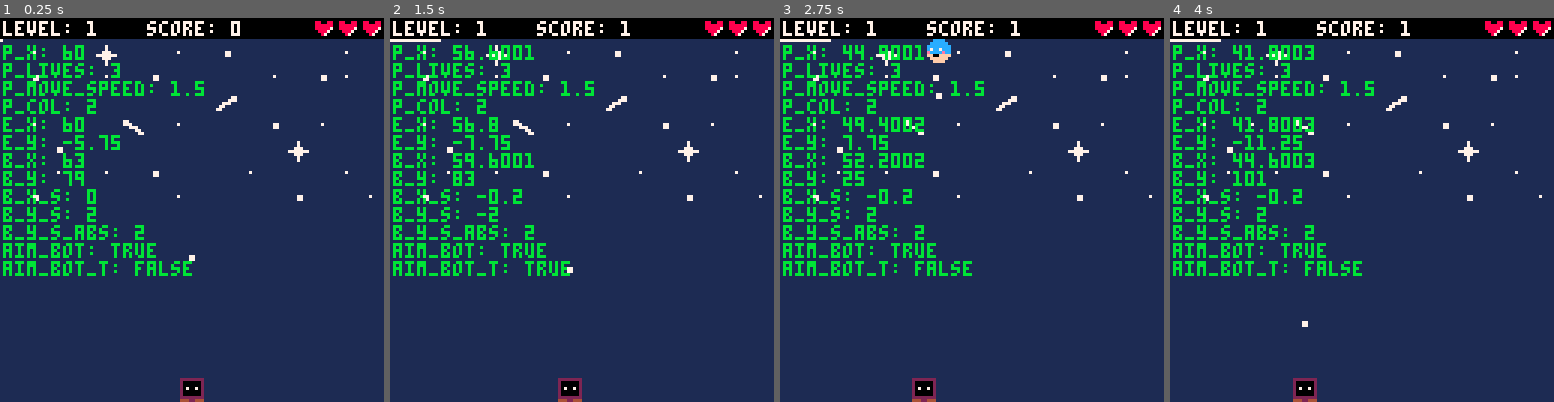
Above: before the commit, frames 1-4 (left to right).
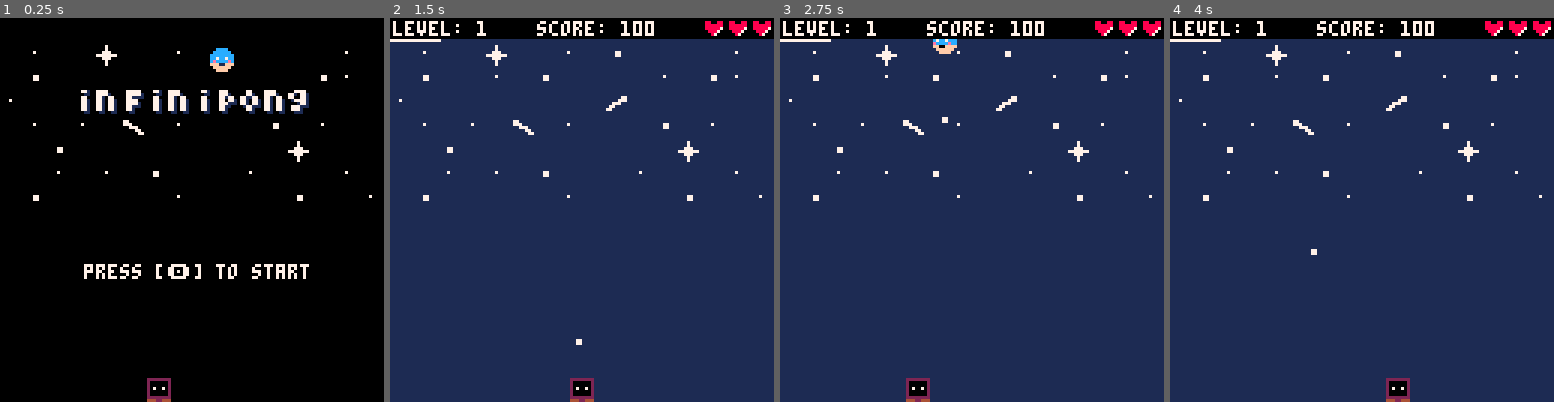
Above: after the commit, the same moments.

Repository: diodemusic/infinipong
Game: PICO-8 cartridge src/infinipong.p8
Same seed, same stepped clock (60 frames per second), same inputs: the game is played once before the commit and once after it.
Inputs:
- Up to frame 1 (0.25 s): no input
- Up to frame 2 (1.5 s): tap O (Z key) at 0.33, 0.7, 1.43 s; tap X (X key) at 1.07 s
- Up to frame 3 (2.75 s): hold Left 1.97-2.37 s; tap X (X key) at 2.07, 2.4, 2.73 s; tap O (Z key) at 2.22 s; hold Down from 2.42 s (still down)
- Up to frame 4 (4 s): release Down at 2.82 s; hold Right 2.87-3.53 s; tap X (X key) at 3.07, 3.4, 3.73 s; tap O (Z key) at 3.1, 3.98 s; hold Up from 3.58 s (still down)

The runs differ from the first frame. In frame 1, 94% of the frame differs, in the area x 0-100%, y 0-100%; in frame 2, 6.9%; in frame 3, 7.2%; in frame 4, 7.5%.

Commit message:
Add title screen

Diff:
--- a/src/infinipong.p8
+++ b/src/infinipong.p8
@@ -6,14 +6,14 @@
 #include main.lua
 
 __gfx__
-111111111111111100cccc0000cccc00000000000000000000000000000000000000000008800880000000000000000000000000000000000000000000000000
-10000001100000010cccccc00cccccc0000000000000000000070000000000000000000008888880000000000000000000000000000000000000000000000000
-1000000110000001cccccccccccccccc000000000000000000070000000007700770000008888870000000000000000000000000000000000000000000000000
-1070070110070071cc7cc7ccccc7cc7c000700000007700000777000000077700777000000888700000000000000000000000000000000000000000000000000
-1000000110000001ceccccecccecccce000000000007700077777770007770000007770000087000000000000000000000000000000000000000000000000000
-1000000110000001fff11fffffff11ff000000000000000000777000077000000000077000000000000000000000000000000000000000000000000000000000
-11111111111111110ffffff00ffffff0000000000000000000070000770000000000007700000000000000000000000000000000000000000000000000000000
-444114444441144400ffff0000ffff00000000000000000000070000000000000000000000000000000000000000000000000000000000000000000000000000
+111111111111111100cccc0000cccc00000000000000000000000000000000000000000008800880000771007777000000777770077700000077000000777700
+10000001100000010cccccc00cccccc0000000000000000000070000000000000000000008888880000011007777100000777771077710000077100077107710
+1000000110000001cccccccccccccccc000000000000000000070000000007700770000008888870000770007710770000771111077177007711770077007710
+1070070110070071cc7cc7ccccc7cc7c000700000007700000777000000077700777000000888700000771007710771000777700077077107710771001777710
+1000000110000001ceccccecccecccce000000000007700077777770007770000007770000087000000771007710771000777710077711107710771000017710
+1000000110000001fff11fffffff11ff000000000000000000777000077000000000077000000000000771007710771000771110077110000177111007771110
+11111111111111110ffffff00ffffff0000000000000000000070000770000000000007700000000000771007710771000771000077100000077100007771000
+444114444441144400ffff0000ffff00000000000000000000070000000000000000000000000000000011000110011000011000001100000001100000111000
 
 
 
@@ -146,80 +146,80 @@
 
 __map__
 0000000000000000000000000000000000000000000000000000000000000000000000000000000000000000000000000000000000000000000000000000000000000000000000000000000000000000000000000000000000000000000000000000000000000000000000000000000000000000000000000000000000000000
-0004000006000004000500000000040000000000000000000000000000000000000000000000000000000000000000000000000000000000000000000000000000000000000000000000000000000000000000000000000000000000000000000000000000000000000000000000000000000000000000000000000000000000
-0005000004000500000000040005040000000000000000000000000000000000000000000000000000000000000000000000000000000000000000000000000000000000000000000000000000000000000000000000000000000000000000000000000000000000000000000000000000000000000000000000000000000000
-0400000000000000000700000000000000000000000000000000000000000000000000000000000000000000000000000000000000000000000000000000000000000000000000000000000000000000000000000000000000000000000000000000000000000000000000000000000000000000000000000000000000000000
-0004000400080004000000050004000000000000000000000000000000000000000000000000000000000000000000000000000000000000000000000000000000000000000000000000000000000000000000000000000000000000000000000000000000000000000000000000000000000000000000000000000000000000
-0000050000000000000000000600000000000000000000000000000000000000000000000000000000000000000000000000000000000000000000000000000000000000000000000000000000000000000000000000000000000000000000000000000000000000000000000000000000000000000000000000000000000000
-0000040004000500000004000000040000000000000000000000000000000000000000000000000000000000000000000000000000000000000000000000000000000000000000000000000000000000000000000000000000000000000000000000000000000000000000000000000000000000000000000000000000000000
-0005000000000004000000000500000400000000000000000000000000000000000000000000000000000000000000000000000000000000000000000000000000000000000000000000000000000000000000000000000000000000000000000000000000000000000000000000000000000000000000000000000000000000
-…(70 lines of a section not shown)…
+0004000006000004000500000000040000040000060000040005000000000400000000000000000000000000000000000000000000000000000000000000000000000000000000000000000000000000000000000000000000000000000000000000000000000000000000000000000000000000000000000000000000000000
+0005000004000500000000040005040000050000000000000000000000050400000000000000000000000000000000000000000000000000000000000000000000000000000000000000000000000000000000000000000000000000000000000000000000000000000000000000000000000000000000000000000000000000
+040000000000000000070000000000000400000a0b0c0a0b0a0d0e0b0f000000000000000000000000000000000000000000000000000000000000000000000000000000000000000000000000000000000000000000000000000000000000000000000000000000000000000000000000000000000000000000000000000000
+0004000400080004000000050004000000040004000800040000000500040000000000000000000000000000000000000000000000000000000000000000000000000000000000000000000000000000000000000000000000000000000000000000000000000000000000000000000000000000000000000000000000000000
+0000050000000000000000000600000000000500000000000000000006000000000000000000000000000000000000000000000000000000000000000000000000000000000000000000000000000000000000000000000000000000000000000000000000000000000000000000000000000000000000000000000000000000
+0000040004000500000004000000040000000400040005000000040000000400000000000000000000000000000000000000000000000000000000000000000000000000000000000000000000000000000000000000000000000000000000000000000000000000000000000000000000000000000000000000000000000000
+0005000000000004000000000500000400050000000000040000000005000004000000000000000000000000000000000000000000000000000000000000000000000000000000000000000000000000000000000000000000000000000000000000000000000000000000000000000000000000000000000000000000000000
+…(70 lines of a section not shown)…
--- a/src/main.lua
+++ b/src/main.lua
@@ -96,8 +96,8 @@
     ball.y += ball.y_speed
     ball.x += ball.x_speed
 
-    if ball.x < 1 then
-        ball.x = 1
+    if ball.x < 0 then
+        ball.x = 0
         ball.x_speed = -ball.x_speed
         sfx(2)
     end
@@ -117,7 +117,7 @@
         ball.y_speed = -ball.y_speed
         calculate_ball_x_angle()
         level_progress += 16
-        score += 1 * score_multiplier
+        score += 10 * score_multiplier
         sfx(2)
     end
 
@@ -207,7 +207,7 @@
     if game_over then
         rectfill(20, 50, 108, 78, 0)
         print("game over!", 44, 58, 7)
-        print("press x", 49, 68, 7)
+        print("press ❎", 49, 68, 7)
     end
 end
 ------------------------------- debug
@@ -302,10 +302,62 @@
     )
 end
 
+------------------------------- main menu
+
+function draw_main_menu()
+    cls(0)
+    map(16, 0)
+
+    pal(1, player.colors[player.color])
+    spr(
+        player.sprite_num,
+        sin(time() * (2 * 3.14159) * 0.015) * 60 + 60,
+        120
+    )
+    pal(1, 1)
+    spr(
+        enemy.sprite_num,
+        -sin(time() * (2 * 3.14159) * 0.015) * 60 + 60,
+        10
+    )
+
+    print("press [🅾️] to start", 28, 82, 7)
+end
+
+function update_main_menu()
+    if not main_menu.music_is_playing then
+        music(main_menu.music_num, 10, 1)
+        main_menu.music_is_playing = true
+    end
+
+    main_menu.frame_counter += 1
+
+    if main_menu.frame_counter >= 30 then
+        if player.color > 12 then
+            player.color = 1
+        else
+            player.color += 1
+        end
+
+        main_menu.frame_counter = 0
+    end
+
+    if btn(4) then
+        main_menu.start_game = true
+        music(-1, 10, 1)
+        player.color = 1
+    end
+end
+
 ------------------------------- pico-8 callbacks
 
 function _init()
-    music(0, 10, 1)
+    main_menu = {
+        start_game = false,
+        music_num = 0,
+        music_is_playing = false,
+        frame_counter = 0
+    }
 
     player = {
         sprite_num = 0,
@@ -325,7 +377,7 @@
         sprite_num = 2,
         sprite_num_right = 3,
         x = 60,
-        y = 8,
+        y = -100,
         moving_left = false,
         moving_right = false
     }
@@ -341,13 +393,13 @@
     level = 1
     level_progress = 0
     score = 0
-    score_multiplier = 1
+    score_multiplier = 10
     game_over = false
 
     debug_options = {
-        show_debug_stats = true,
+        show_debug_stats = false,
         pixel_inspect = false,
-        aim_bot = true,
+        aim_bot = false,
         aim_bot_toggle = false, -- use aim_bot instead
         infinite_lives = false,
         lock_controls = false,
@@ -360,10 +412,17 @@
 end
 
 function _update()
+    if not main_menu.start_game then
+        update_main_menu()
+        return
+    end
+
     update_game_over()
+
     if game_over then
         return
     end
+
     update_player()
     update_enemy()
     update_ball()
@@ -373,6 +432,11 @@
 end
 
 function _draw()
+    if not main_menu.start_game then
+        draw_main_menu()
+        return
+    end
+
     cls(1)
     map(0, 0)
     draw_ball()
Not shown, changed: TODO.md
